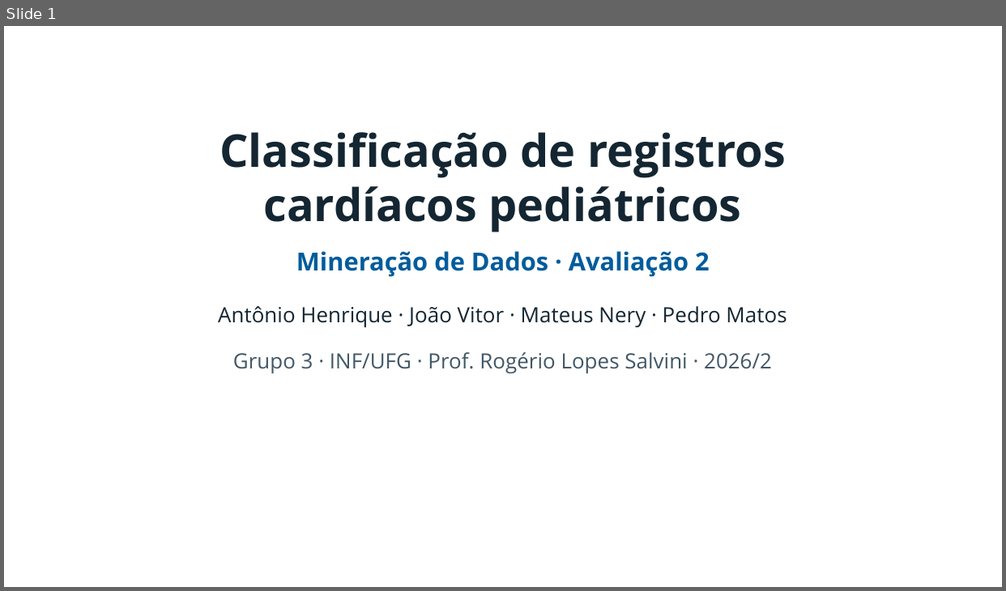
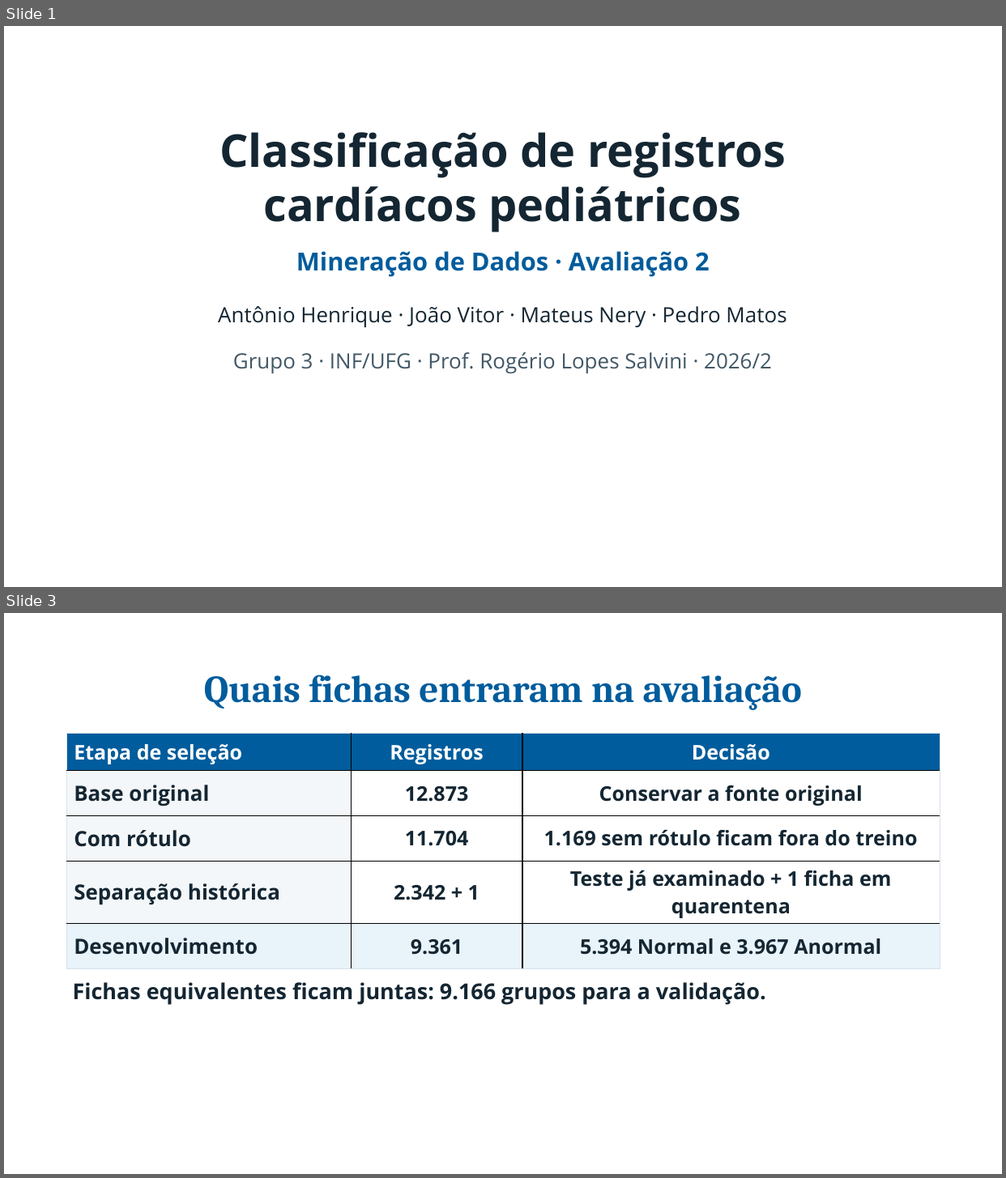
Before and after one commit to pedroafm06/Data-Mining, a slide deck: presentation/a2_inf/output/Apresentacao_A2_INF.pptx. Shown one above the other, each under a label of ours: slide 1 before the commit, slides 1 and 3 after it; the slides between them are not shown. The pictures are 1006x591 and 1006x1178 pixels, drawn with LibreOffice and Linux fonts; fonts in the diff are those of the drawing; background and template pictures are left out. Boxes give left, top, right and bottom in pixels: in the first picture for what was removed or moved away, otherwise in the second. Text is boxed around its words. In the diff, an @@ line names an element or a change of style, - is before the commit and + after.

```diff
--- a/presentation/a2_inf/output/Apresentacao_A2_INF.pptx
+++ b/presentation/a2_inf/output/Apresentacao_A2_INF.pptx
@@ slide 3 added at bbox=[4, 613, 1002, 1174], background picture (left out) @@
@@ text added at bbox=[204, 675, 802, 710], 36.8 pt, text #005C9C, bold @@
+Quais fichas entraram na avaliação
@@ table added at bbox=[66, 733, 939, 958], 5 rows, 3 columns @@
+Etapa de seleção | Registros | Decisão
+Base original | 12.873 | Conservar a fonte original
+Com rótulo | 11.704 | 1.169 sem rótulo ficam fora do treino
+Separação histórica | 2.342 + 1 | Teste já examinado + 1 ficha em quarentena
+Desenvolvimento | 9.361 | 5.394 Normal e 3.967 Anormal
@@ text added at bbox=[73, 982, 766, 1005], 21 pt, text #142632, bold @@
+Fichas equivalentes ficam juntas: 9.166 grupos para a validação.
@@ text added at bbox=[37, 1127, 185, 1155], 15.8 pt, text #FFFFFF, italic @@
+03 / 22
```
Also in this commit, not shown: 4 other slides changed, 16 other slides added, 11 slides removed, 11 other files.
